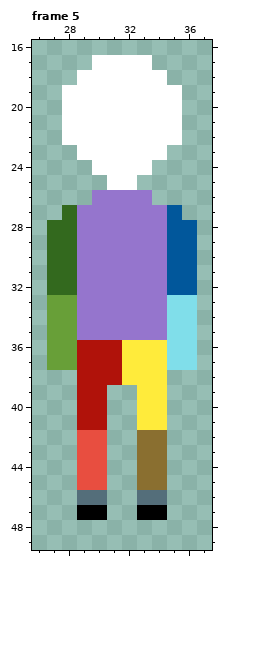
File history of a pixel-art file, The Fallen Guardian/Assets/Art/Characters/Player/Spawn/Player_Spawn.aseprite. That is the earlier state.
64x64 pixels, 6 frames. Shown: frame 5: x 26..37, y 16..49. The commit also changed other frames, which this record leaves out.
Once edited:
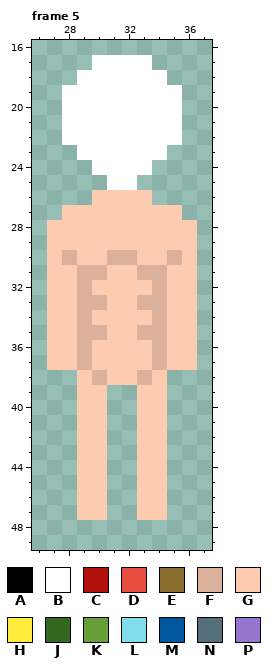
Palette (. is transparent): A #000000  B #ffffff  C #b0120a  D #e84e40  E #8a6f30  F #dcb19b  G #fdcbb0  H #ffeb3b  J #33691e  K #689f38  L #80deea  M #01579b  N #546e7a  P #9575cd
The commit says: Added Player Sword Attack Animations
What changed:
layer "Parts/Right Leg" now hidden
layer "Parts/Left Leg" now hidden
layer "Parts/Right Arm" now hidden
layer "Parts/Left Arm" now hidden
layer "Parts/Chest" now hidden
layer "Body/White Body, Pick Color in Engine" now shown
Changed rows in their new state; - is an unchanged pixel.
Frame 5, layer "Body/White Body, Pick Color in Engine":
first column x 27:
26 ---GGGG---
27 -GGGGGGGG-
28 GGGGGGGGGG
29 GGGGGGGGGG
30 GFGGFFGGFG
31 GGFFGGFFGG
32 GGFGGGGFGG
33 GGFFGGFFGG
34 GGFGGGGFGG
35 GGFFGGFFGG
36 GGFGGGGFGG
37 GGFGGGGFGG
38 --GFGGFG--
39 --GG--GG--
40 --GG--GG--
41 --GG--GG--
42 --GG--GG--
43 --GG--GG--
44 --GG--GG--
45 --GG--GG--
46 --GG--GG--
47 --GG--GG--
Where, in picture pixels (left, top, right, bottom), the same in both pictures:
changed: (47, 190, 197, 520)
